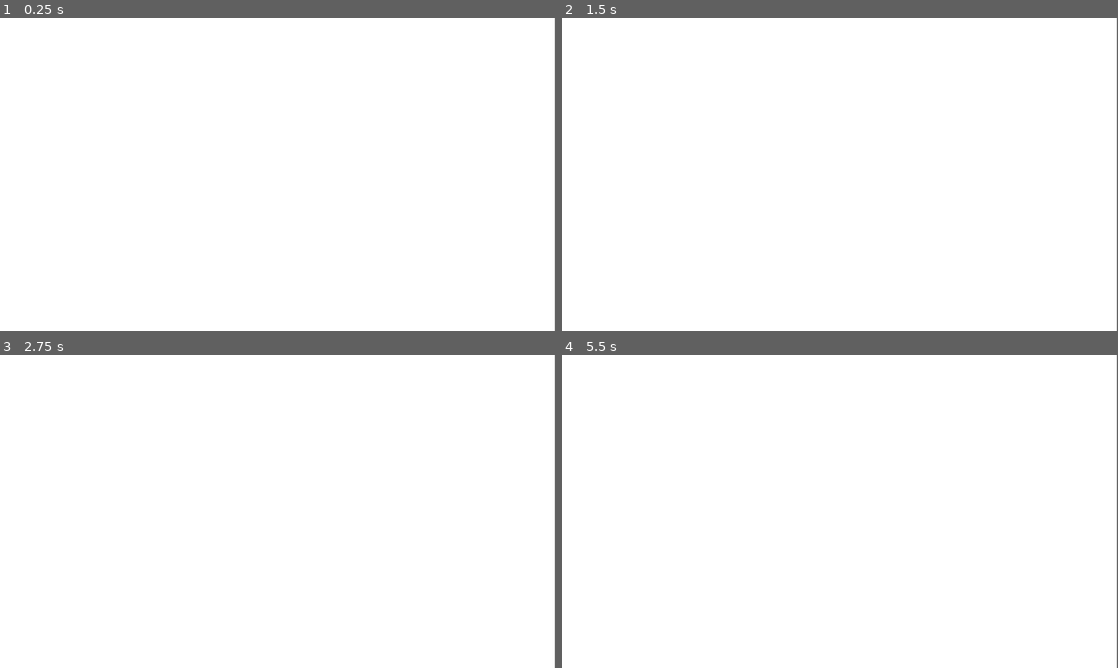
Above: before the commit, frames 1-4 (two rows, left to right).
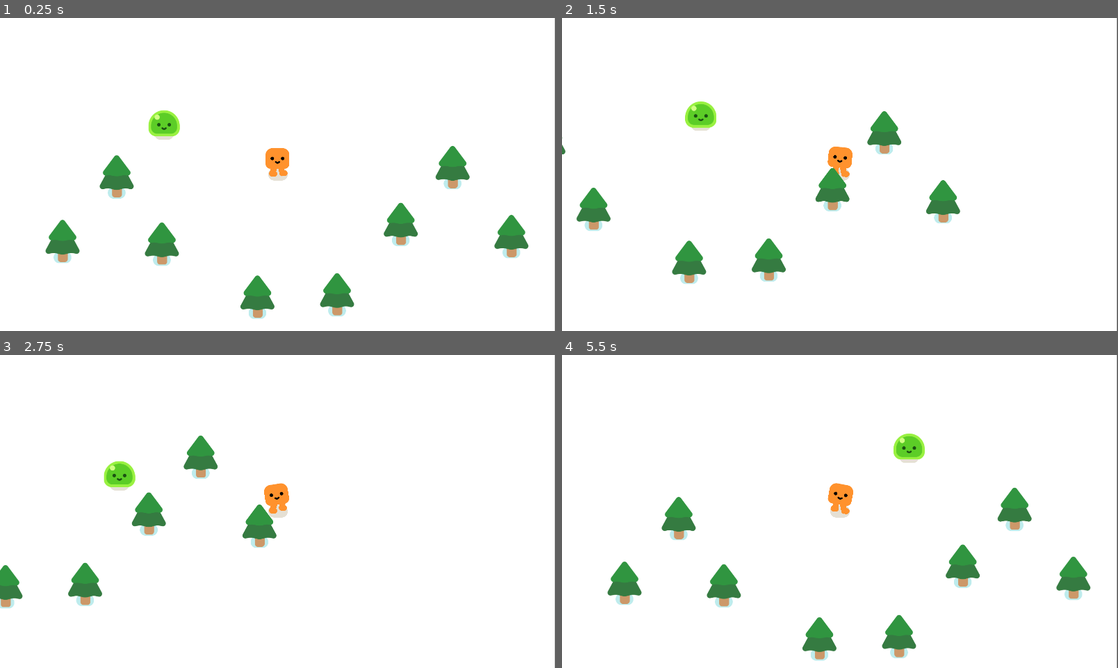
Above: after the commit, the same moments.

Repository: ra1nns/rogue-like-game-Noell-
Game: Godot game, scene res://rogue_game.tscn
Two runs of this game, one before a commit and one after it. Both use one fixed random seed, a clock stepped at 60 frames per second and the inputs below.
Inputs:
- Up to frame 1 (0.25 s): no input
- Up to frame 2 (1.5 s): hold D (move_right) 0.53-1.28 s; hold S (move_down) from 1.28 s (still down)
- Up to frame 3 (2.75 s): release S (move_down) at 2.03 s; hold D (move_right) from 2.03 s (still down)
- Up to frame 4 (5.5 s): release D (move_right) at 2.78 s; hold W (move_up) 2.78-3.53 s; hold A (move_left) 3.53-5.03 s; hold S (move_down) from 5.03 s (still down)

The runs differ from the first frame. In frame 1, 5.1% of the frame differs, in the area x 8-96%, y 29-97%; in frame 2, 4.0%; in frame 3, 3.4%; in frame 4, 5.1%, in the area x 8-96%, y 25-98%.

Commit message:
layer change
Changed the layer on the canvaslayer

Diff:
--- a/rogue_game.tscn
+++ b/rogue_game.tscn
@@ -8,6 +8,7 @@
 y_sort_enabled = true
 
 [node name="CanvasLayer" type="CanvasLayer" parent="."]
+layer = -30
 
 [node name="ColorRect" type="ColorRect" parent="CanvasLayer"]
 offset_right = 1916.0
